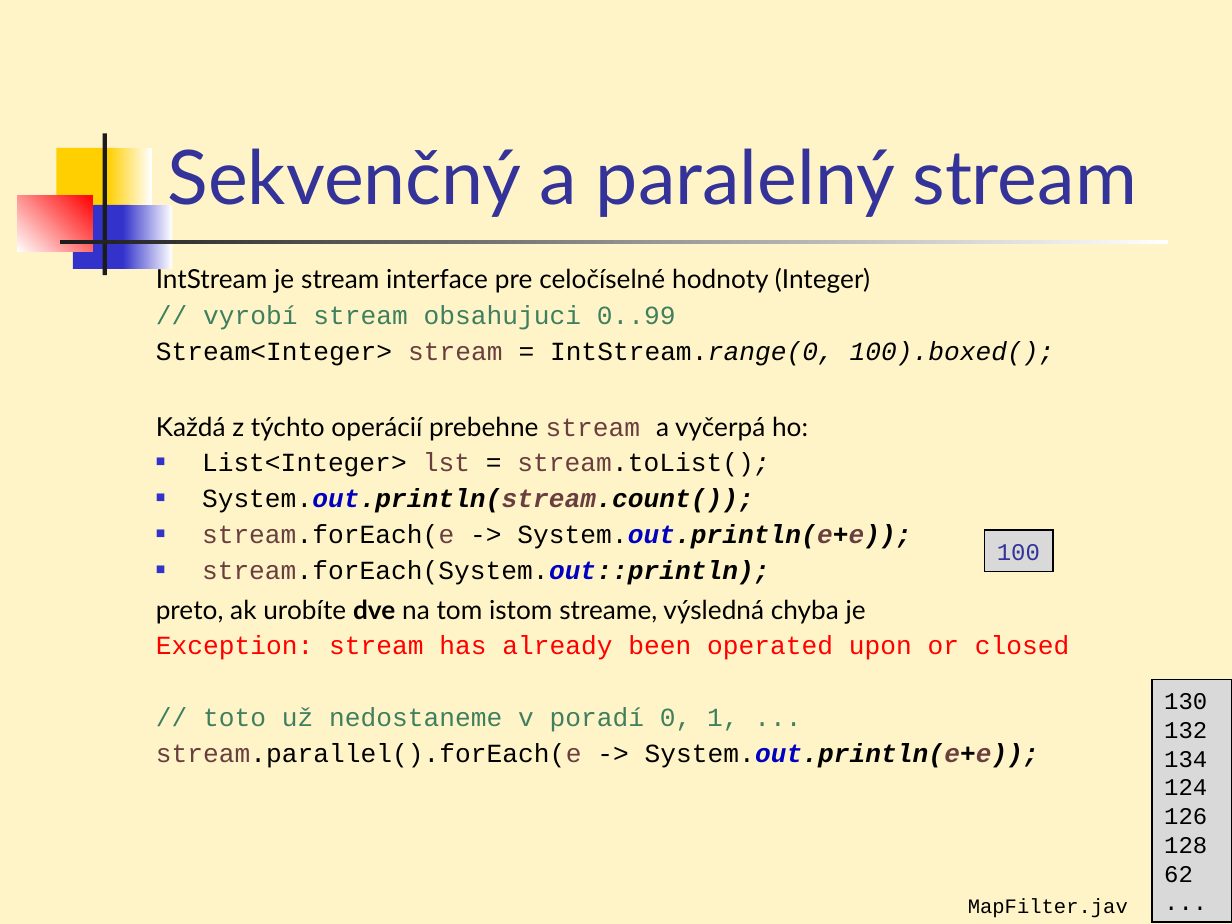
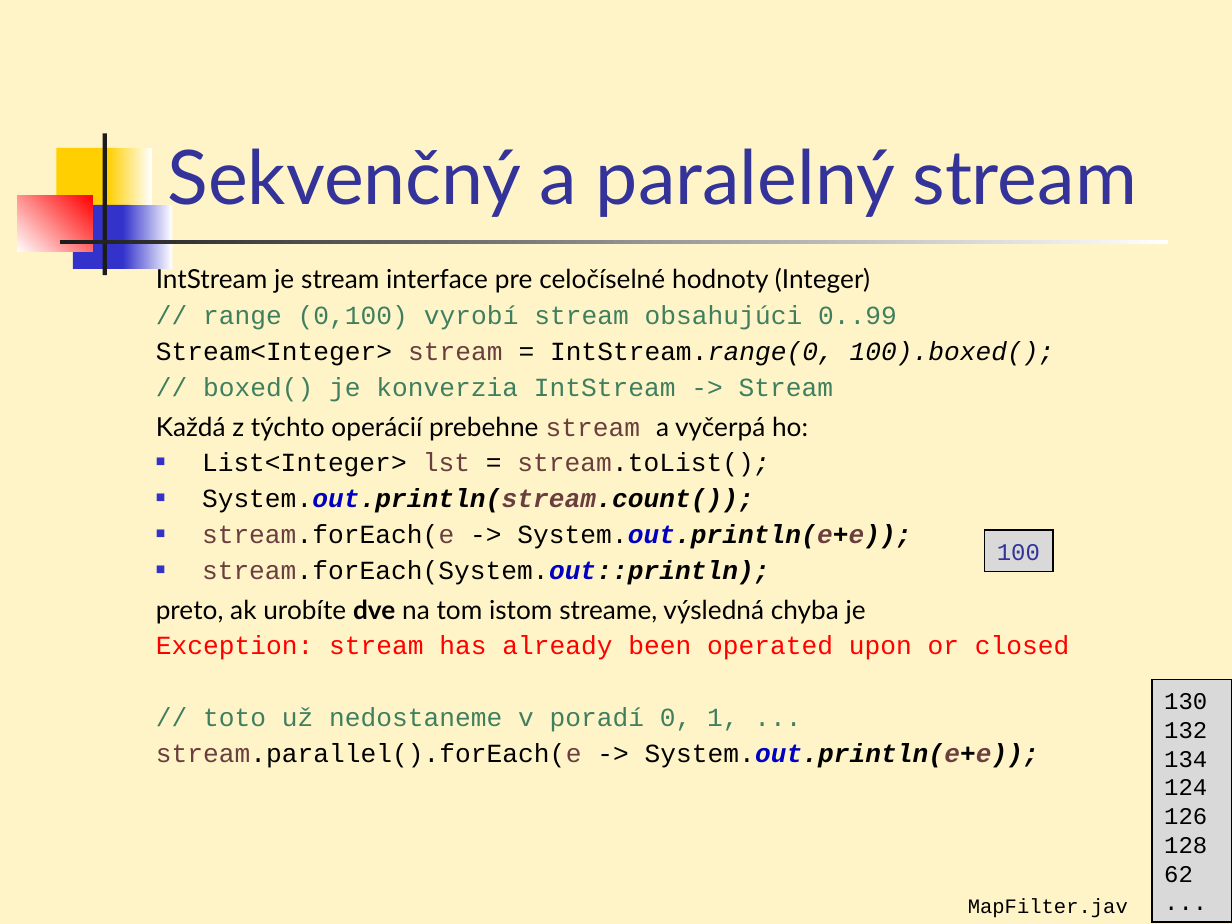
Before and after one commit to Programovanie4/Prednasky, a slide deck: slide 17 of 07/07_java.ppt. Drawn at 1232x924 pixels with LibreOffice and Linux fonts; fonts in the diff are those of the drawing. Boxes give left, top, right and bottom in pixels: in the first picture for what was removed or moved away, otherwise in the second. Text is boxed around its words. In the diff, an @@ line names an element or a change of style, - is before the commit and + after.

```diff
--- a/07/07_java.ppt
+++ b/07/07_java.ppt
@@ text at bbox=[203, 306, 897, 330]: text changed @@
-// vyrobí stream obsahujuci 0..99
+// range (0,100) vyrobí stream obsahujúci 0..99
@@ text at bbox=[203, 378, 833, 402]: paragraph added @@
+// boxed() je konverzia IntStream -> Stream
```
Also in this commit, not shown: 2 other slides changed, 4 other files.
